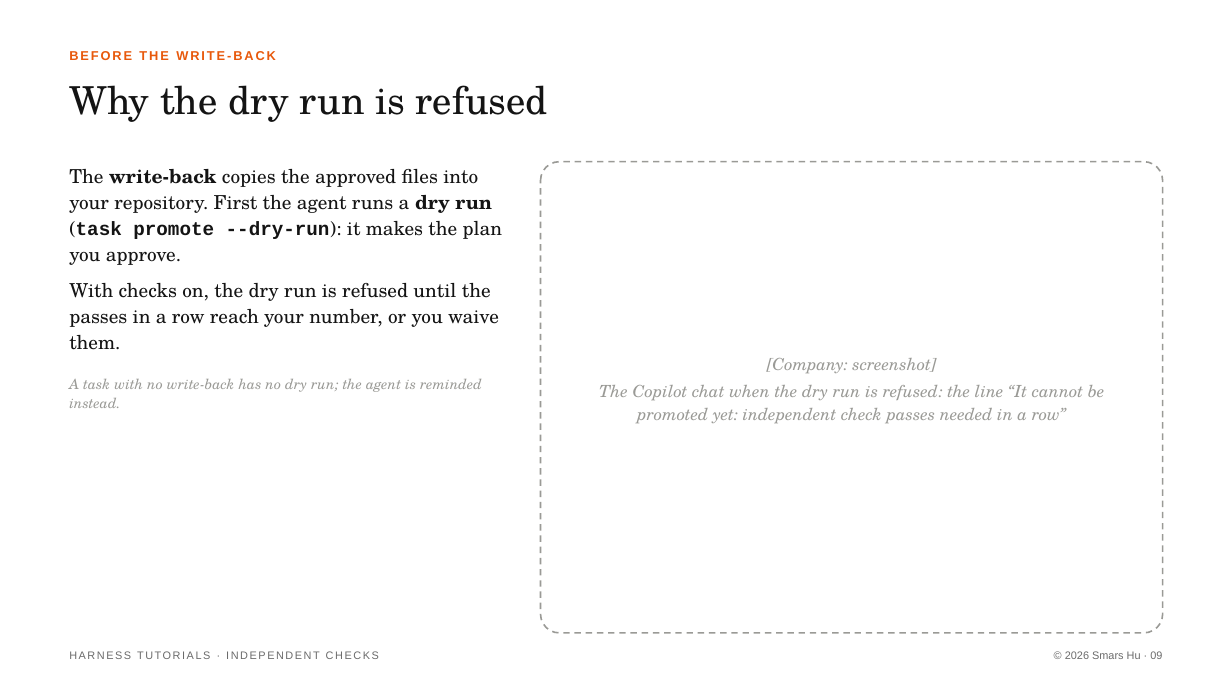
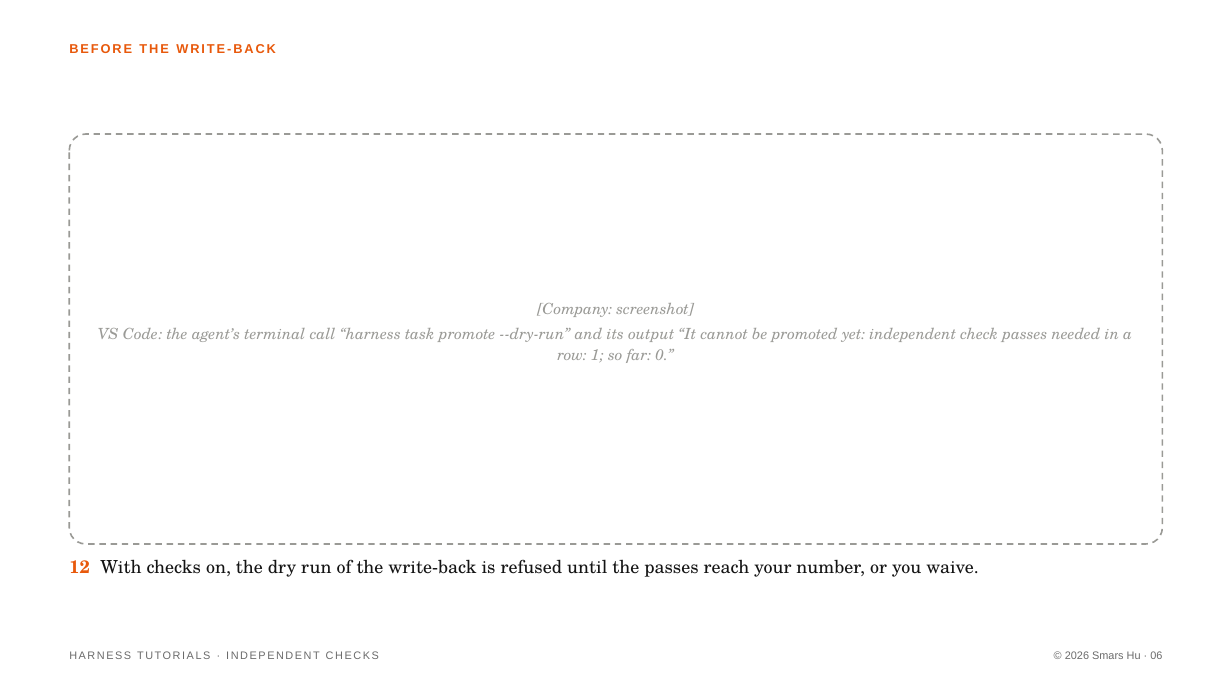
Before and after one commit to Smars-Bin-Hu/ai-exploration, a slide deck: slide 6 of source/tutorials/4_checks.pptx (slide 9 before the commit). Drawn at 1232x693 pixels with LibreOffice and Linux fonts; fonts in the diff are those of the drawing. Boxes give left, top, right and bottom in pixels: in the first picture for what was removed or moved away, otherwise in the second. Text is boxed around its words. In the diff, an @@ line names an element or a change of style, - is before the commit and + after.

```diff
--- a/source/tutorials/4_checks.pptx
+++ b/source/tutorials/4_checks.pptx
@@ text "BEFORE THE WRITE-BACK": place and size @@
-text "BEFORE THE WRITE-BACK" at (69, 51, 276, 60)
+text "BEFORE THE WRITE-BACK" at (69, 44, 276, 53)
@@ text removed at (69, 85, 548, 122) @@
-Why the dry run is refused
@@ rounded rectangle: place and size @@
-rounded rectangle at (541, 162, 1163, 633)
+rounded rectangle at (69, 134, 1163, 544)
@@ text removed at (69, 169, 503, 350) @@
-The write-back copies the approved files into your repository. First the agent runs a dry run (task promote --dry-run): it makes the plan you approve.
-With checks on, the dry run is refused until the passes in a row reach your number, or you waive them.
@@ text "[Company: screenshot]": place and size @@
-text "[Company: screenshot]" at (599, 358, 1105, 423)
+text "[Company: screenshot]" at (98, 303, 1132, 363)
@@ text at (98, 328, 1132, 363): text changed; size 13 to 12 pt @@
-The Copilot chat when the dry run is refused: the line “It cannot be promoted yet: independent check passes needed in a row”
+VS Code: the agent’s terminal call “harness task promote --dry-run” and its output “It cannot be promoted yet: independent check passes needed in a row: 1; so far: 0.”
@@ text at (537, 303, 694, 317): size 13 to 12 pt in "[Company: screenshot]"; less space between paragraphs @@
@@ text removed at (69, 379, 482, 408) @@
-A task with no write-back has no dry run; the agent is reminded instead.
@@ text added at (69, 559, 979, 577), 14 pt, text #141414 @@
+12 With checks on, the dry run of the write-back is refused until the passes reach your number, or you waive.
@@ text at (1065, 651, 1162, 659): text changed @@
-© 2026 Smars Hu · 09
+© 2026 Smars Hu · 06
```
Also in this commit, not shown: 5 other slides changed, 5 slides added, 8 slides removed, 15 other files.
